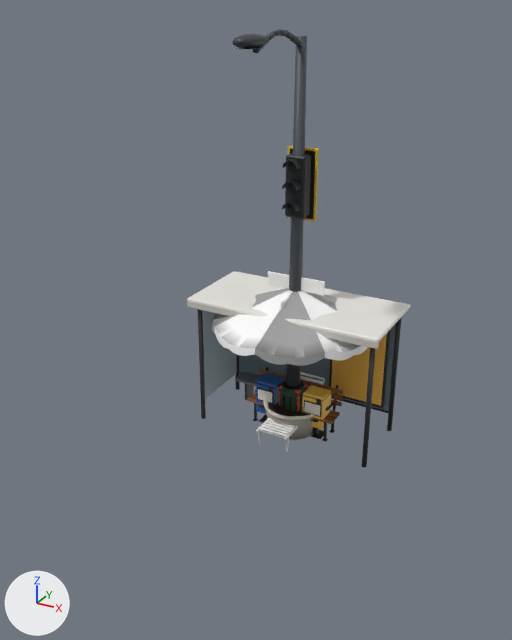
Renders of the glTF model public/palmera/props.glb from each side of a commit.
The view is the same before and after, from a camera (50 mm lens) standing at (5.11, -10.76, 7.49) and looking at (0.18, -1.8, 3.01). The lights are fixed; the arrows at lower left show +X, +Y and +Z. The older version comes first.

The first picture shows 'prop_bench', 'prop_lamp', 'prop_news', 'prop_planter', 'prop_shelter', 'prop_sign', 'prop_signal', 'prop_umbrella' and 2 more.
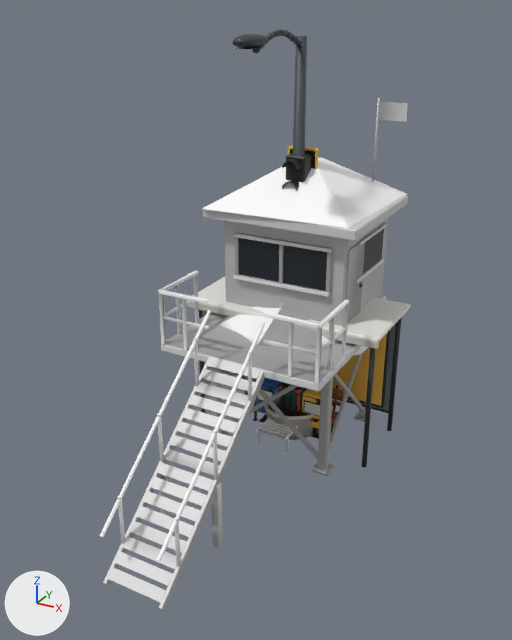
Pixel boxes [x1, y1, x2, y2] of what changed, in the pictures (512 x 640 px):
'prop_lifeguard', added: after [100, 98, 408, 611]
'prop_umbrella', unchanged, covered by the edit: before [212, 287, 368, 366]; after [218, 307, 368, 355]

The edits, one by one:
Mesh me_prop_lifeguard is new.
It has 1466 vertices, 2600 faces and spans x -0.35..2.55, y -6.04..0.81, z -1.17..4.98.
It uses material mat_defaultmaterial_004.
Object 'prop_lifeguard' (ob_prop_lifeguard) is new; it shows me_prop_lifeguard.
Its location is (-1.1, 1.0, 1.12).
